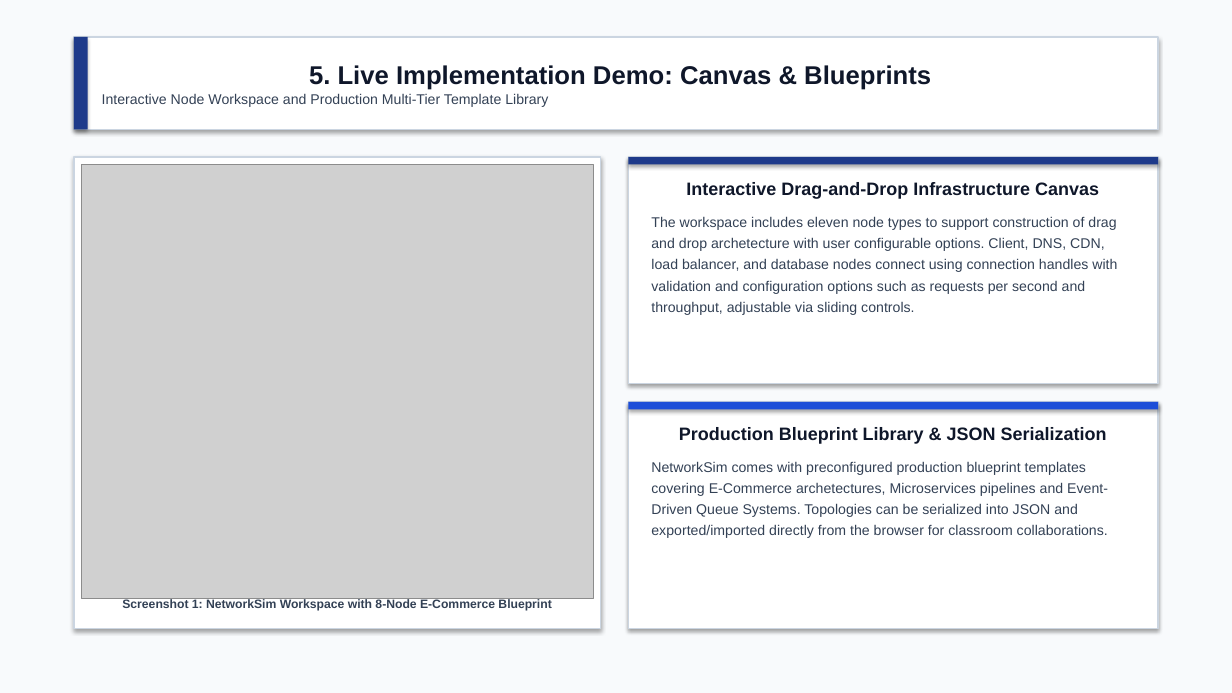
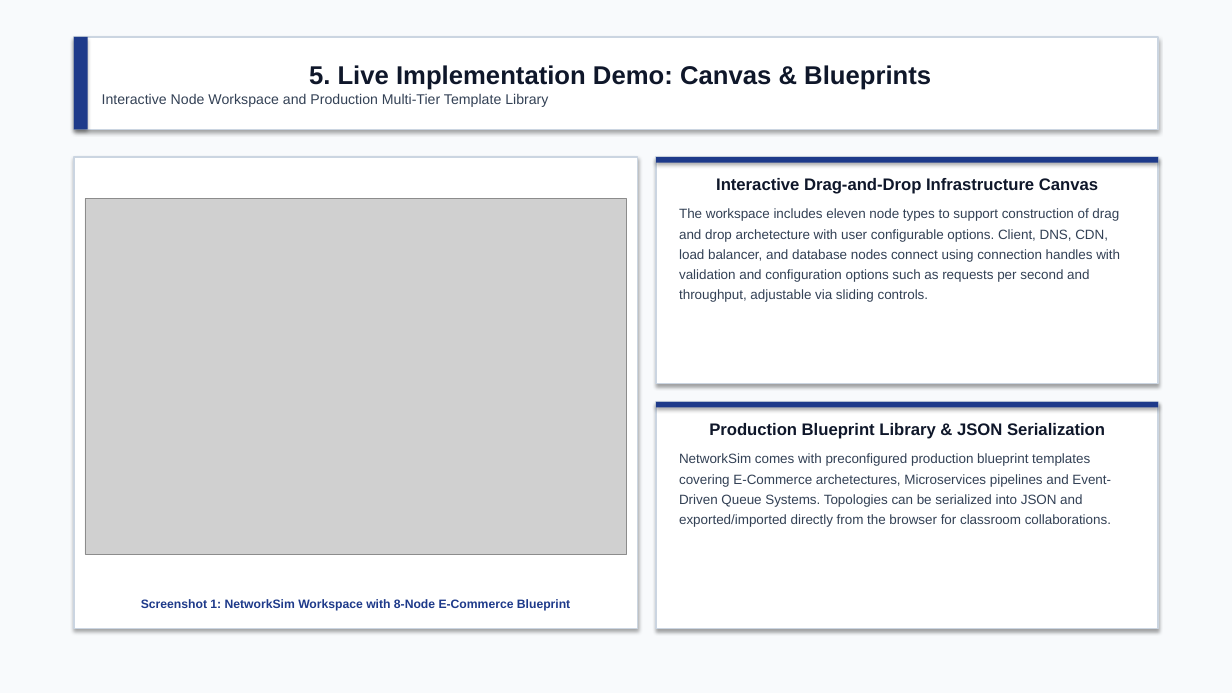
Before and after one commit to ankur-on-github/NetworkSim, a slide deck: slide 6 of University_Submissions/24BCE1836_NetworkSim_Presentation.pptx. Drawn at 1232x693 pixels with LibreOffice and Linux fonts; fonts in the diff are those of the drawing; grey boxes stand for pictures. Boxes give left, top, right and bottom in pixels: in the first picture for what was removed or moved away, otherwise in the second. Text is boxed around its words. In the diff, an @@ line names an element or a change of style, - is before the commit and + after.

Commit message:
Fix diagram mappings to use genuine System Architecture & DFD, unify presentation colors to academic navy

```diff
--- a/University_Submissions/24BCE1836_NetworkSim_Presentation.pptx
+++ b/University_Submissions/24BCE1836_NetworkSim_Presentation.pptx
@@ rectangle: place and size @@
-rectangle at [74, 157, 601, 628]
+rectangle at [74, 157, 638, 628]
@@ rectangle "Interactive Drag-and-Drop Infrastructure Canvas": place and size @@
-rectangle "Interactive Drag-and-Drop Infrastructure Canvas" at [628, 157, 1158, 384]
+rectangle "Interactive Drag-and-Drop Infrastructure Canvas" at [656, 157, 1158, 384]
@@ rectangle "Interactive Drag-and-Drop Infrastructure Canvas" at [656, 157, 1158, 384]: size 14 to 13 pt in "Interactive Drag-and-Drop Infrastructure Canvas"; size 11 to 10.5 pt in "The workspace includes eleven node types to ..."; less space between paragraphs @@
@@ rectangle: place and size @@
-rectangle at [628, 157, 1158, 165]
+rectangle at [656, 157, 1158, 163]
@@ picture: place and size @@
-picture at [81, 165, 593, 599]
+picture at [85, 199, 627, 555]
@@ rectangle "Production Blueprint Library & JSON ...": place and size @@
-rectangle "Production Blueprint Library & JSON ..." at [628, 402, 1158, 628]
+rectangle "Production Blueprint Library & JSON ..." at [656, 402, 1158, 628]
@@ rectangle "Production Blueprint Library & JSON ..." at [656, 402, 1158, 628]: size 14 to 13 pt in "Production Blueprint Library & JSON Serialization"; size 11 to 10.5 pt in "NetworkSim comes with preconfigured production blueprint tem ..."; less space between paragraphs @@
@@ rectangle: place and size @@
-rectangle at [628, 402, 1158, 409]
+rectangle at [656, 402, 1158, 408]
@@ rectangle at [656, 402, 1158, 408]: fill #1D4ED8 to #1E3A8A @@
@@ text "Screenshot 1: NetworkSim Workspace with ..." at [141, 599, 570, 611]: text colour #334155 to #1E3A8A @@
```
Also in this commit, not shown: 9 other slides changed, 39 other files.
